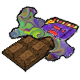
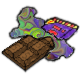
Before/after of a 80 × 80 layered artwork. What changed in the layer stack:
painted on "Pasted Layer" over (x1=39, y1=20, x2=68, y2=42)
"Layer": opacity 84% → 100% over (x1=1, y1=17, x2=80, y2=70)
painted on "Pasted Layer #1" over (x1=0, y1=5, x2=80, y2=74)
